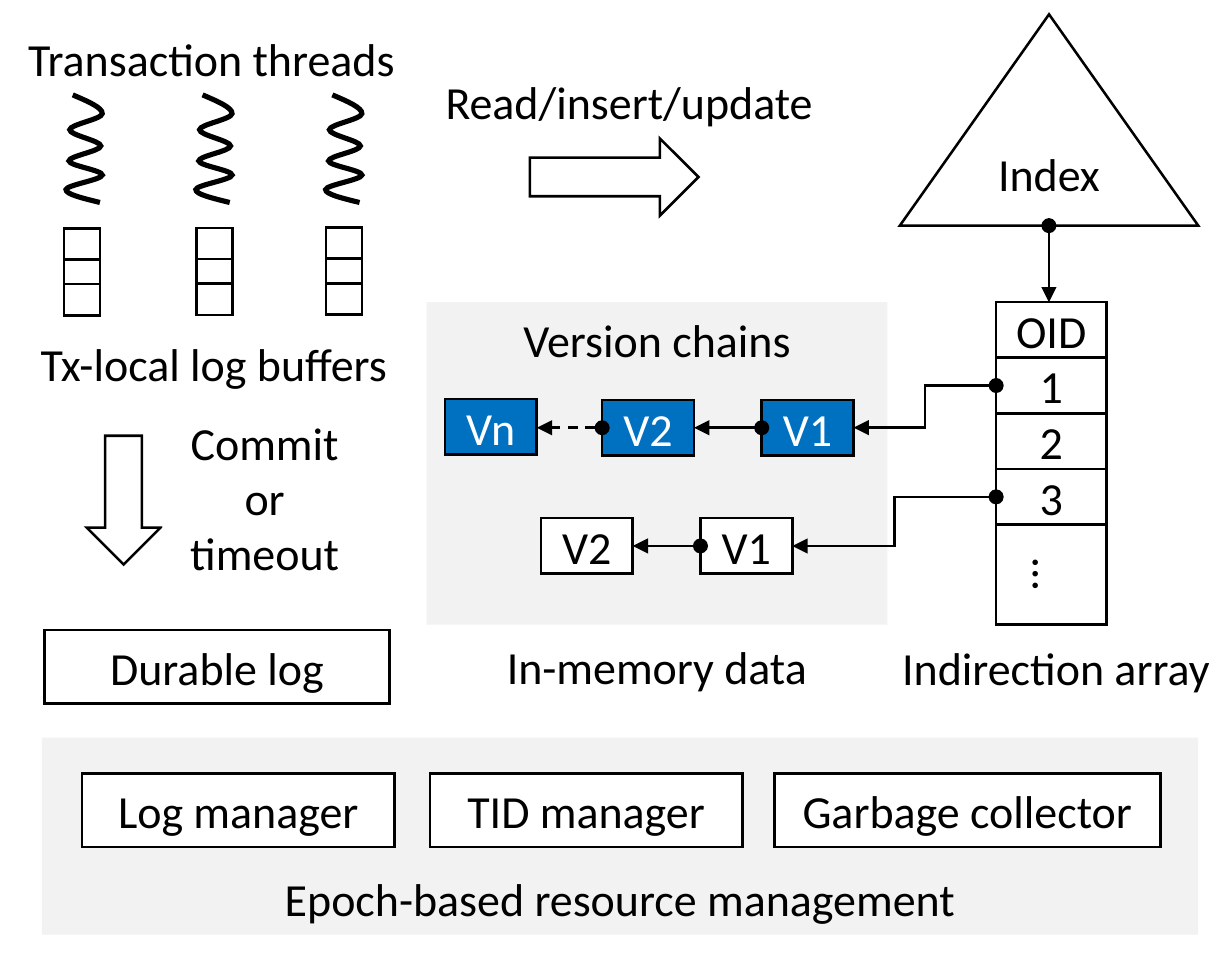
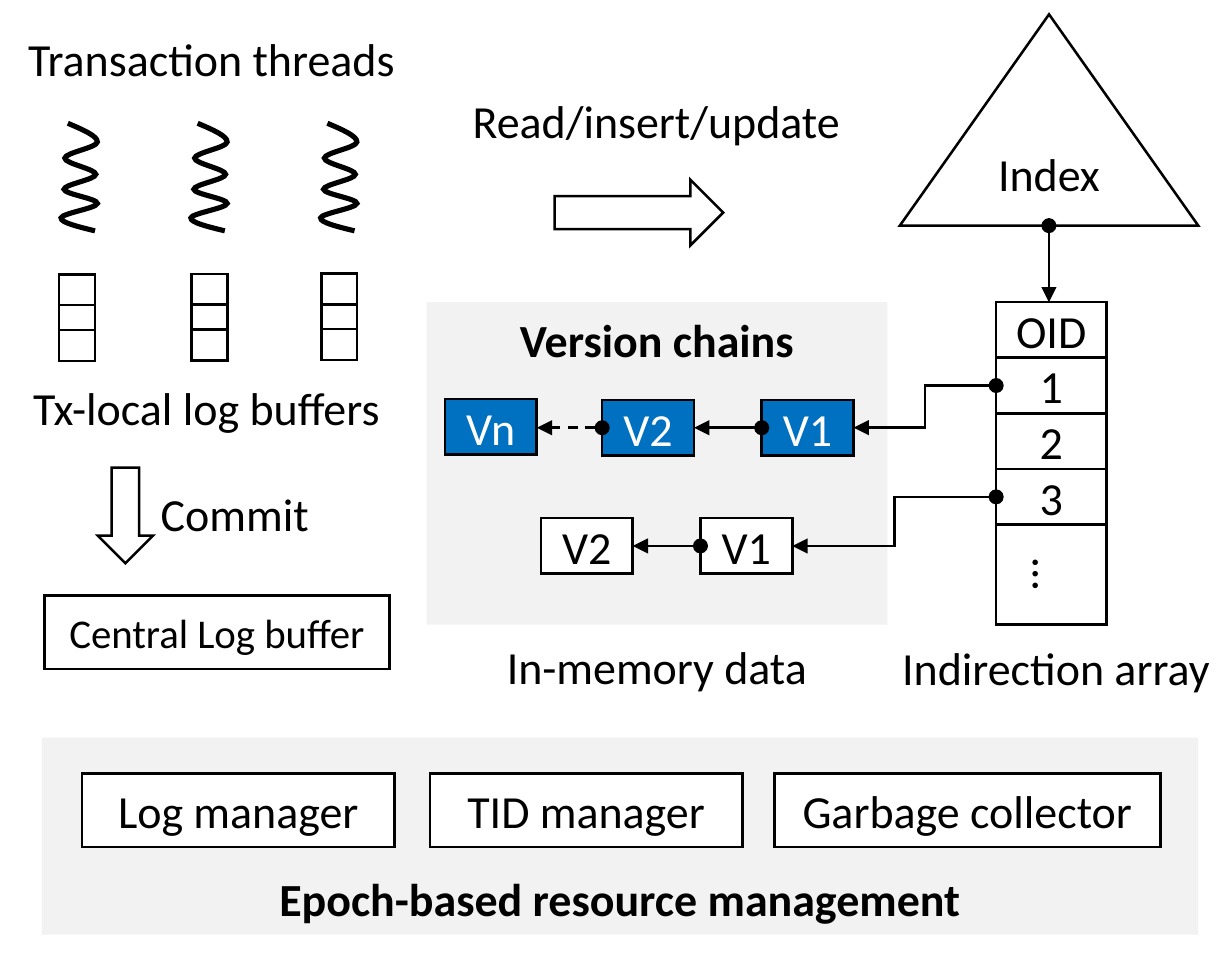
Before and after one commit to sfu-dis/corobase, a slide deck: slide 1 of doc/vldb15/ermia-arch.pptx. Drawn at 1232x956 pixels with LibreOffice and Linux fonts; fonts in the diff are those of the drawing. Boxes give left, top, right and bottom in pixels: in the first picture for what was removed or moved away, otherwise in the second. Text is boxed around its words. In the diff, an @@ line names an element or a change of style, - is before the commit and + after.

```diff
--- a/doc/vldb15/ermia-arch.pptx
+++ b/doc/vldb15/ermia-arch.pptx
@@ text "Read/insert/update": place and size @@
-text "Read/insert/update" at [446, 87, 813, 127]
+text "Read/insert/update" at [473, 106, 840, 146]
@@ 3 freeform shapes: place and size @@
-3 freeform shapes at [66, 96, 362, 204]
+3 freeform shapes at [61, 123, 357, 232]
@@ right arrow: place and size @@
-right arrow at [530, 138, 699, 215]
+right arrow at [555, 180, 724, 246]
@@ 9 rectangles, 1 text: place and size @@
-9 rectangles, 1 text at [41, 228, 387, 389]
+9 rectangles, 1 text at [33, 274, 380, 433]
@@ rectangle "Version chains" at [427, 302, 888, 623]: bold on @@
@@ right arrow: place and size @@
-right arrow at [86, 436, 160, 565]
+right arrow at [97, 467, 153, 563]
@@ text at [161, 499, 309, 532]: text changed @@
-Commit or timeout
+Commit
@@ rectangle "Central Log buffer": place and size @@
-rectangle "Central Log buffer" at [44, 631, 390, 704]
+rectangle "Central Log buffer" at [44, 596, 390, 669]
@@ text in rectangle at [69, 619, 364, 655]: text changed; size 18 to 16 pt @@
-Durable log
+Central Log buffer
@@ rectangle "Epoch-based resource management" at [42, 737, 1199, 934]: bold on @@
```
Also in this commit, not shown: 4 other files.
